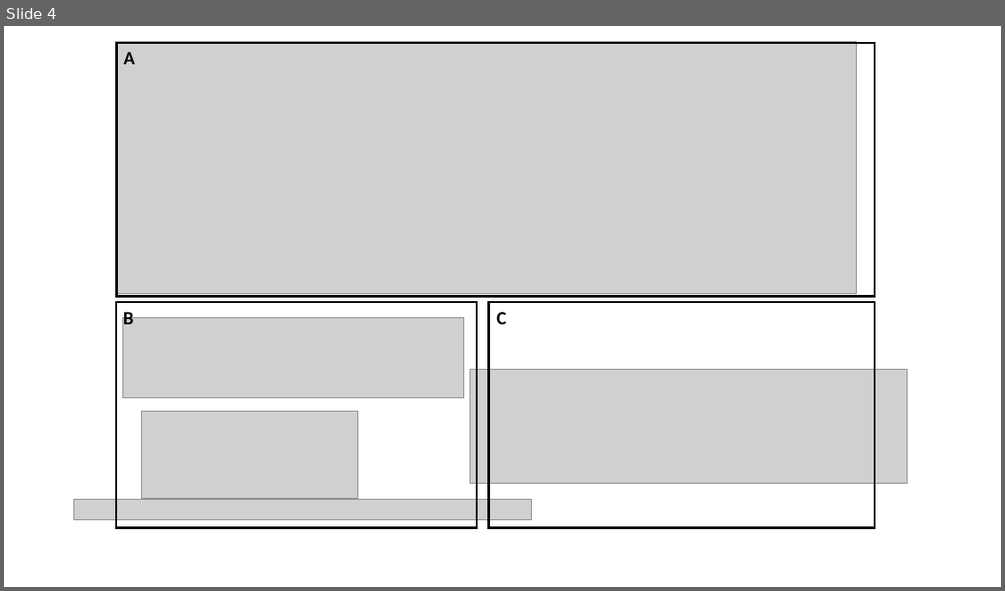
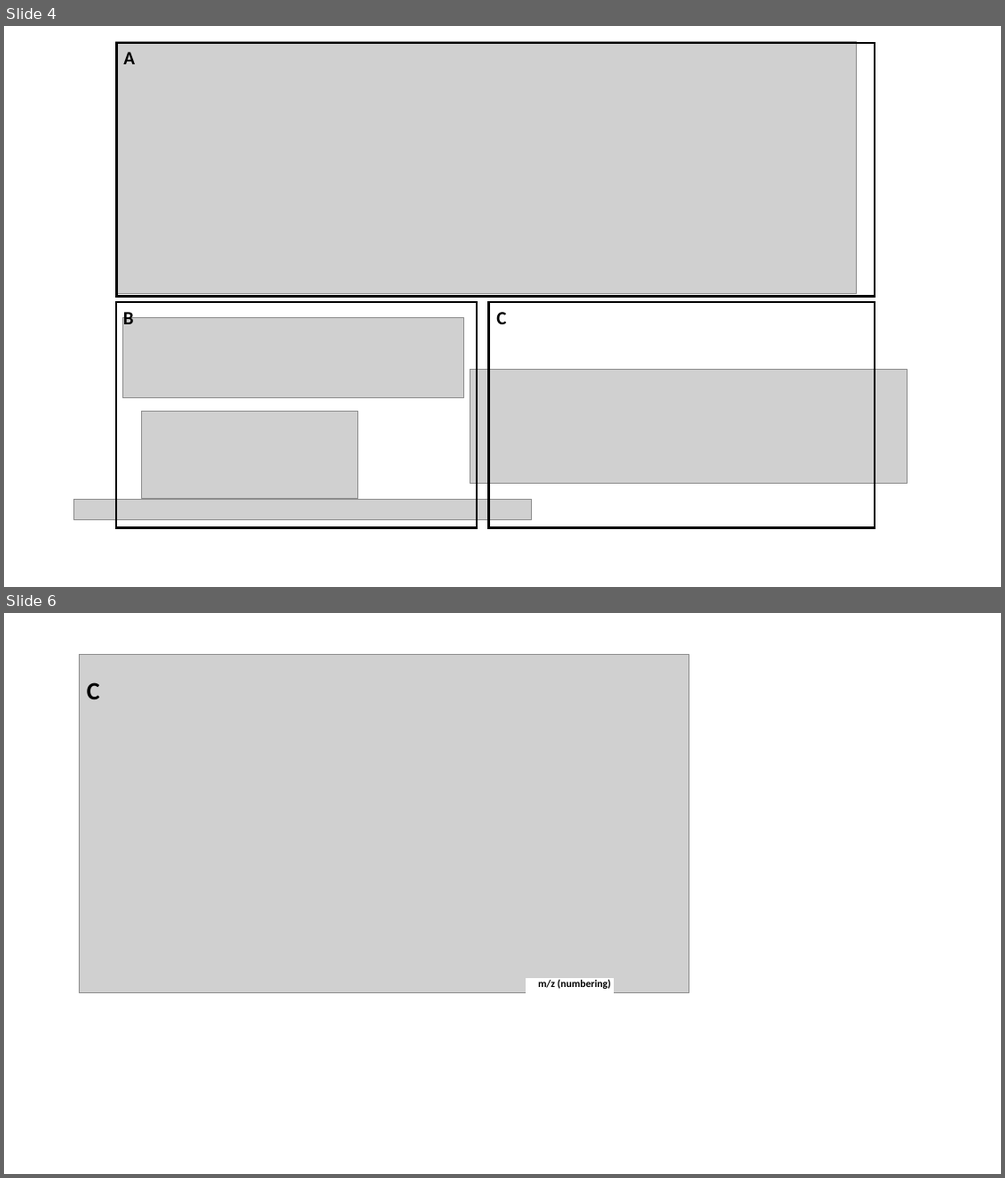
Before and after one commit to LewisLabUCSD/N-Glycosylation-Markov-Models, a slide deck: Figures/Figures.pptx. Shown one above the other, each under a label of ours: slide 4 before the commit, slides 4 and 6 after it; the slides between them are not shown. The pictures are 1005x591 and 1005x1178 pixels, drawn with LibreOffice and Linux fonts; fonts in the diff are those of the drawing; grey boxes stand for pictures. Boxes give left, top, right and bottom in pixels: in the first picture for what was removed or moved away, otherwise in the second. Text is boxed around its words. In the diff, an @@ line names an element or a change of style, - is before the commit and + after.

```diff
--- a/Figures/Figures.pptx
+++ b/Figures/Figures.pptx
@@ slide 6 added at [4,613,1001,1174], background #FFFFFF @@
@@ picture added at [80,655,689,994] @@
@@ text added at [87,682,100,699], 24 pt, text #000000, bold @@
+C
@@ rectangle added at [526,979,614,1000], fill #FFFFFF, outline #FFFFFF 1 pt @@
@@ text added at [538,979,611,989], 10 pt, text #000000, bold @@
+m/z (numbering)
```
Also in this commit, not shown: 2 slides changed, 2 other slides added, 3 other files.
